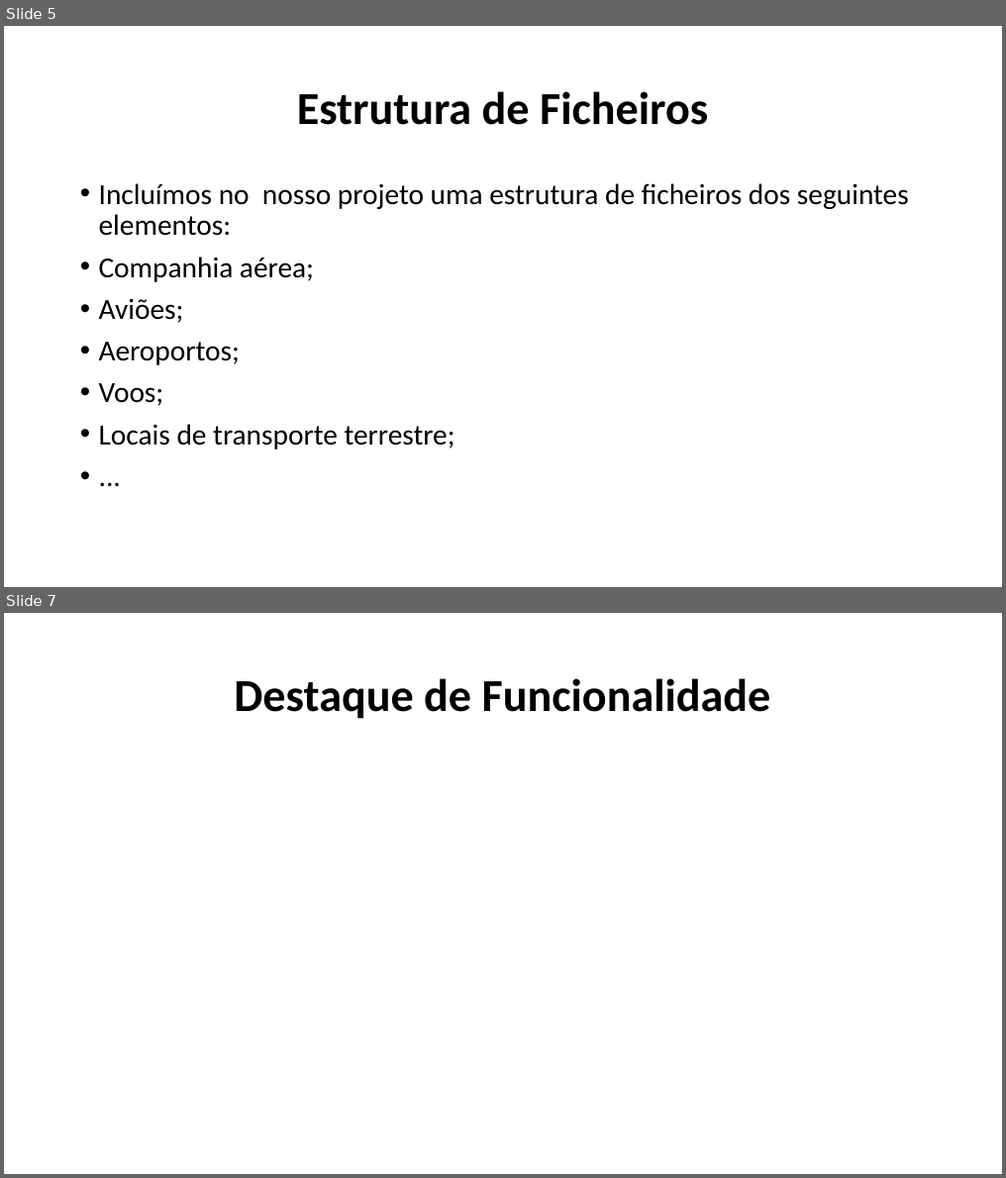
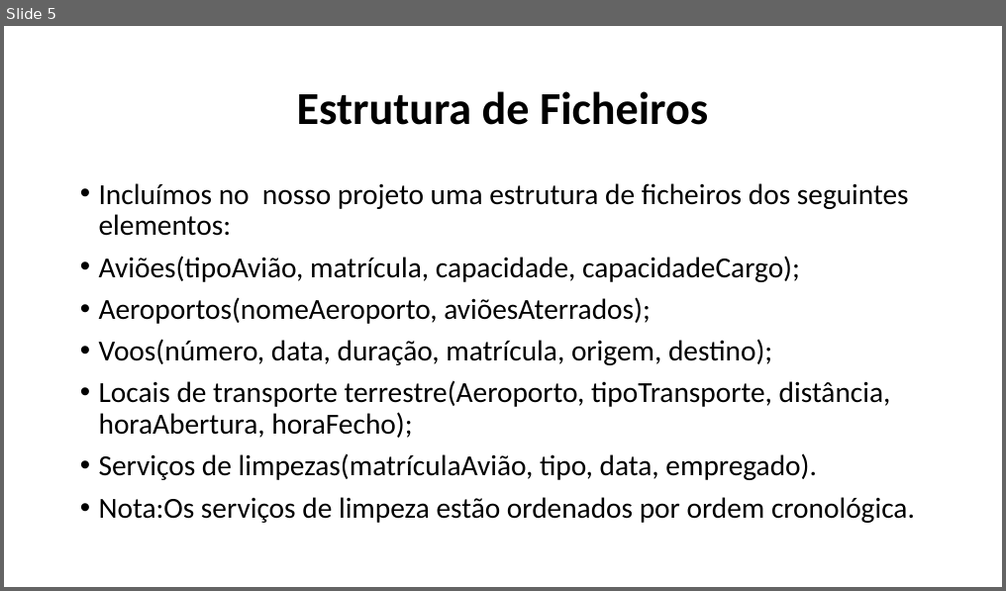
Before and after one commit to Naapperas/feup-aed-proj1, a slide deck: Apresentação.pptx. Shown one above the other, each under a label of ours: slides 5 and 7 before the commit, slide 5 after it; the slides between them are not shown. The pictures are 1006x1178 and 1006x591 pixels, drawn with LibreOffice and Linux fonts; fonts in the diff are those of the drawing. Boxes give left, top, right and bottom in pixels: in the first picture for what was removed or moved away, otherwise in the second. Text is boxed around its words. In the diff, an @@ line names an element or a change of style, - is before the commit and + after.

```diff
--- a/Apresentação.pptx
+++ b/Apresentação.pptx
@@ slide 7 removed at <box>4,613,1002,1174</box>, background #FFFFFF @@
@@ text removed at <box>234,678,771,719</box> @@
-Destaque de Funcionalidade
@@ slide 5 changed as well @@
@@ text at <box>99,256,915,523</box>: text changed @@
-• Companhia aérea;
-• Aviões;
-• Aeroportos;
-• Voos;
-• Locais de transporte terrestre;
-• ...
+• Aviões(tipoAvião, matrícula, capacidade, capacidadeCargo);
+• Aeroportos(nomeAeroporto, aviõesAterrados);
+• Voos(número, data, duração, matrícula, origem, destino);
+• Locais de transporte terrestre(Aeroporto, tipoTransporte, distância, horaAbertura, horaFecho);
+• Serviços de limpezas(matrículaAvião, tipo, data, empregado).
+• Nota:Os serviços de limpeza estão ordenados por ordem cronológica.
```
Also in this commit, not shown: 2 other slides changed, 3 slides added, 1 other slide removed.
